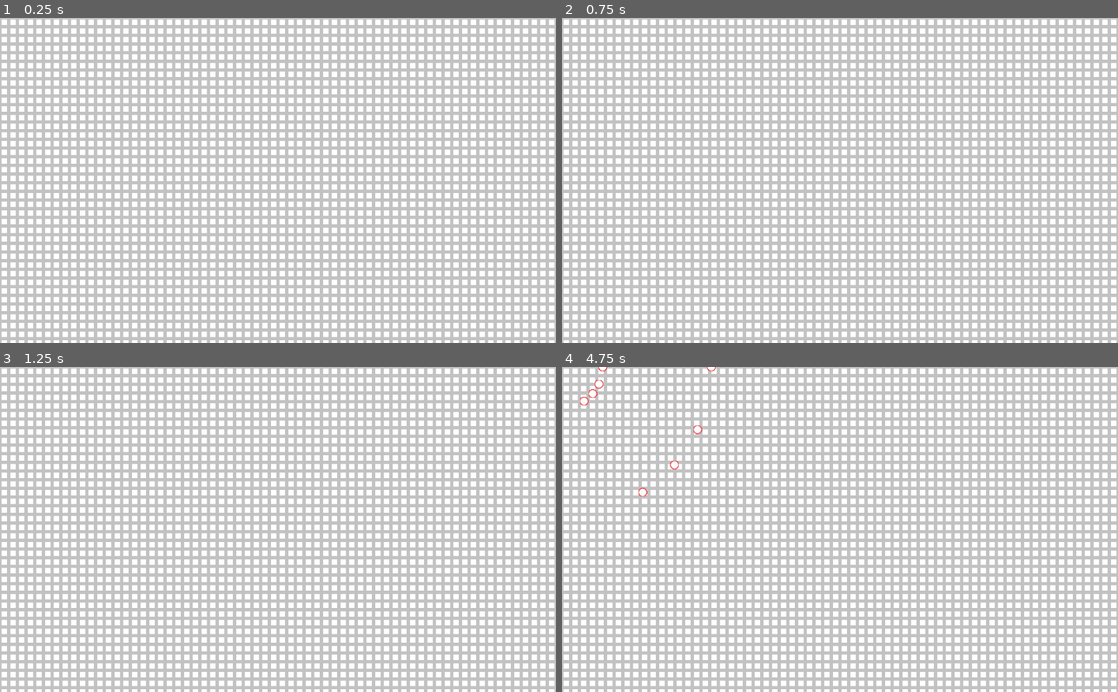
Above: before the commit, frames 1-4 (two rows, left to right).
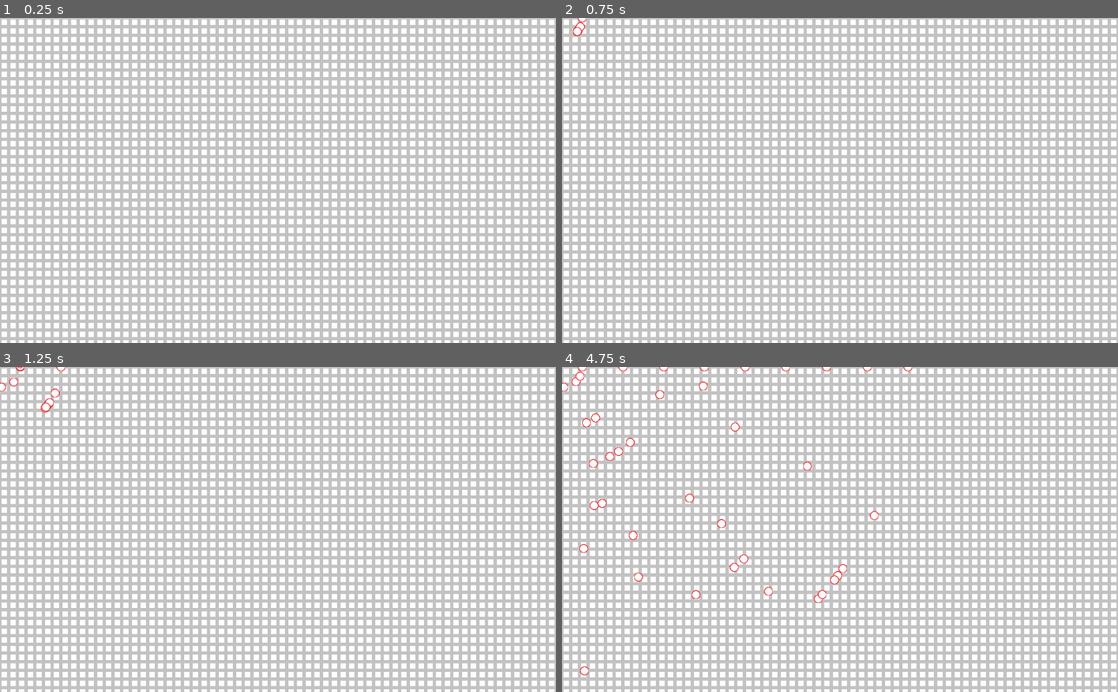
Above: after the commit, the same moments.

Repository: AdkinsC0211/MimicHunter
Game: Godot game, scene res://Scenes/TestScene.tscn
Two runs of this game, one before a commit and one after it. Both use one fixed random seed, a clock stepped at 60 frames per second and the inputs below.
Inputs:
- Up to frame 1 (0.25 s): no input
- Up to frame 2 (0.75 s): no input
- Up to frame 3 (1.25 s): no input
- Up to frame 4 (4.75 s): no input

Frame 1 is identical in both runs. In frame 2, less than 0.1% of the frame differs, in the area x 1-5%, y 0-6%; in frame 3, 0.2%; in frame 4, 1.3%, in the area x 0-63%, y 0-95%.

Commit message:
Bullet and Bullet Spawner Update
Just some small changes to the bullet and bullet spawner. The bullet spawner can now spawn bullets at a random centered location or the origin of the object.

Diff:
--- a/Code/Bullet.gd
+++ b/Code/Bullet.gd
@@ -1,7 +1,7 @@
 extends Area2D
 
 
-export var bullet_speed = 100
+export var bullet_speed = 150
 var bullet_velocity = Vector2(0, 0)
 var bullet_position = Vector2(0, 0)
 export var bullet_time = 10
@@ -15,7 +15,7 @@
 # Pass in the movement vector [velocity vector]
 	# Probably a Vector2().normalized() of the bullet spawn point to the spawner origin position
 func set_velocity(velocity):
-	bullet_velocity = velocity
+	bullet_velocity = velocity.normalized()
 
 func set_position(position):
 	bullet_position = position
--- a/Code/BulletSpawner.gd
+++ b/Code/BulletSpawner.gd
@@ -2,8 +2,11 @@
 
 export var num_of_bullets = 14
 var bullet_scene = preload("res://Scenes/Bullet.tscn")
-export var fire_timer = 2
-var max_time = 2
+export var fire_timer = 0.5
+var max_time = 0.5
+var center_point = transform.origin
+export var centered = true
+var radius = 150
 
 # Called when the node enters the scene tree for the first time.
 func _ready():
@@ -28,12 +31,16 @@
 	if fire_timer <= 0.0:
 		# Converted to radians to easily get the x and y values for the velocity vector
 		var degrees_between_bullets = deg2rad(360 / num_of_bullets)
+		if centered:
+			center_point = transform.origin
+		else:
+			center_point = Vector2(transform.origin.x + rand_range(-radius, radius), transform.origin.y + rand_range(-radius, radius))
 		for i in num_of_bullets:
 			# Creates an instance of a bullet
 			var new_inst = bullet_scene.instance()
 			# Sets the velocity of the bullet
-			new_inst.set_velocity((Vector2(cos(i), sin(i))))
-			new_inst.set_position(transform.origin)
-			print(transform.origin)
+			new_inst.set_velocity((Vector2(cos(i * rand_range(0, 360)), sin(i * rand_range(0, 360)))))
+
+			new_inst.set_position(center_point)
 			get_tree().get_root().add_child(new_inst)
 		fire_timer = max_time
